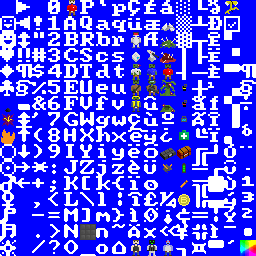
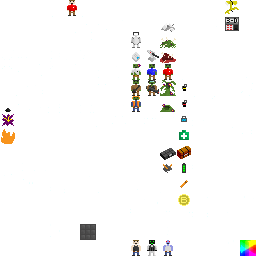
Revision of a layered 256×256 image; what changed, layer by layer:
painted on "engineer" over [132, 96, 140, 107]
added layer "vending machine" above "Layer 0" over [225, 17, 239, 31]
painted on "Layer 0" over [225, 17, 239, 31]
hid "Layer 1" over [0, 0, 256, 256]
